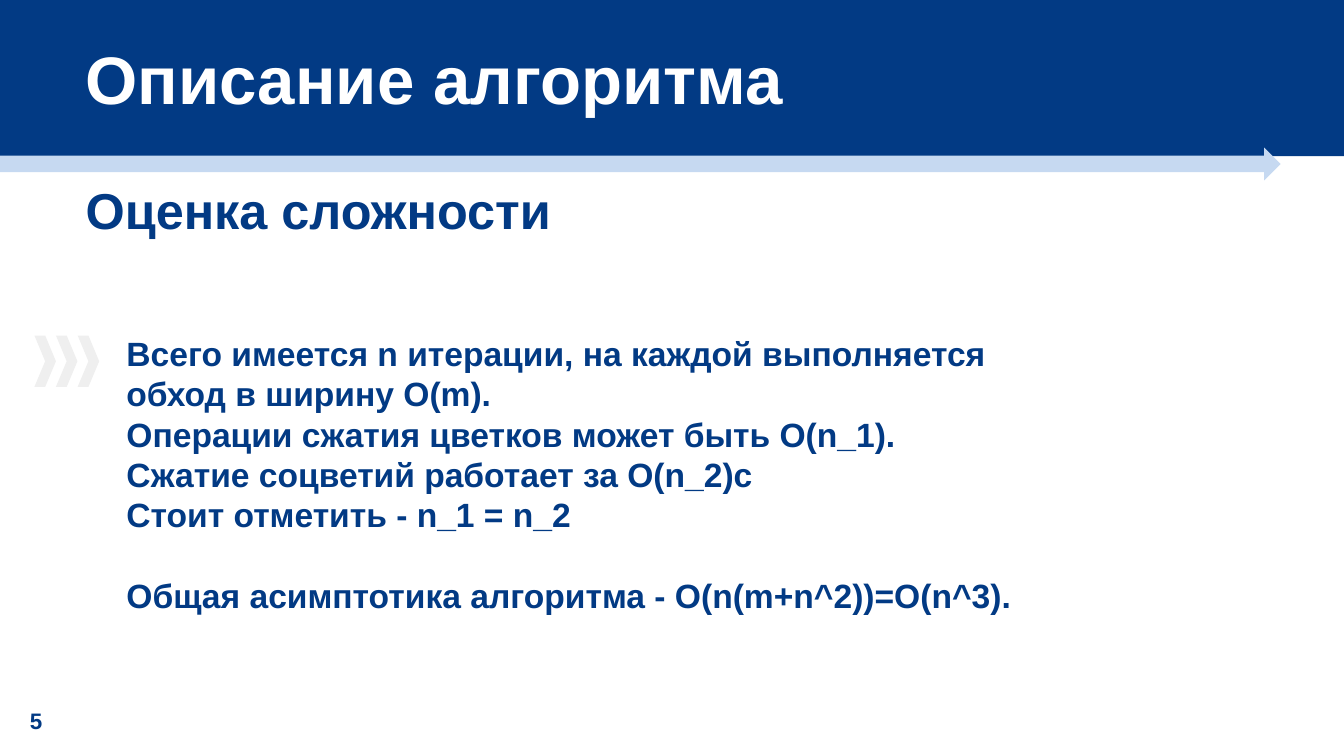
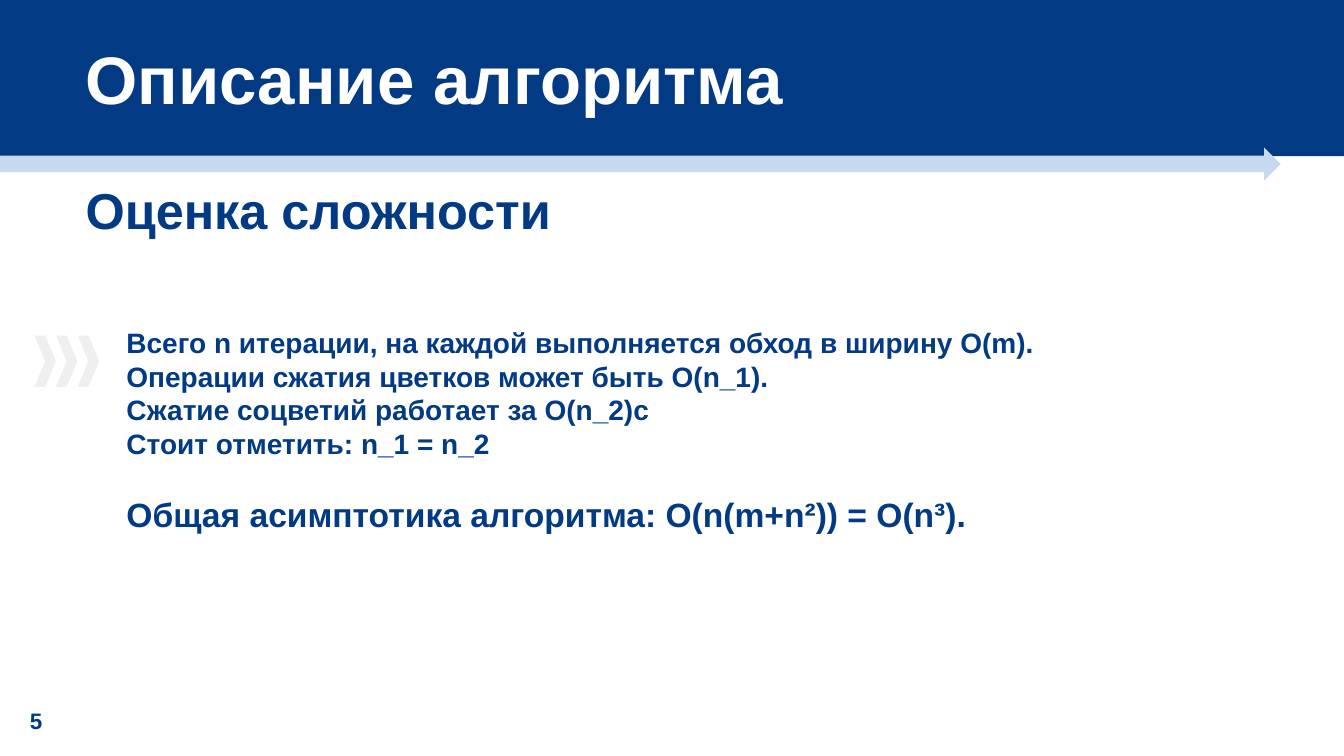
Before and after one commit to evgeniya-f/blossom, a slide deck: slide 4 of Алгоритм сжатия цветков.pptx (slide 5 before the commit). Drawn at 1344x756 pixels with LibreOffice and Linux fonts; fonts in the diff are those of the drawing. Boxes give left, top, right and bottom in pixels: in the first picture for what was removed or moved away, otherwise in the second. Text is boxed around its words. In the diff, an @@ line names an element or a change of style, - is before the commit and + after.

```diff
--- a/Алгоритм сжатия цветков.pptx
+++ b/Алгоритм сжатия цветков.pptx
@@ text at (126,332,1033,534): text changed; size 24 to 20 pt @@
-Всего имеется n итерации, на каждой выполняется обход в ширину O(m).
-Операции сжатия цветков может быть O(n_1).
-Сжатие соцветий работает за O(n_2)с
-Стоит отметить - n_1 = n_2
-Общая асимптотика алгоритма - O(n(m+n^2))=O(n^3).
+Всего n итерации, на каждой выполняется обход в ширину O(m).
+Операции сжатия цветков может быть O(n_1).
+Сжатие соцветий работает за O(n_2)с
+Стоит отметить: n_1 = n_2
+Общая асимптотика алгоритма: O(n(m+n²)) = O(n³).
```
Also in this commit, not shown: 3 other slides changed, 5 slides added, 1 slide removed, 1 other file.
